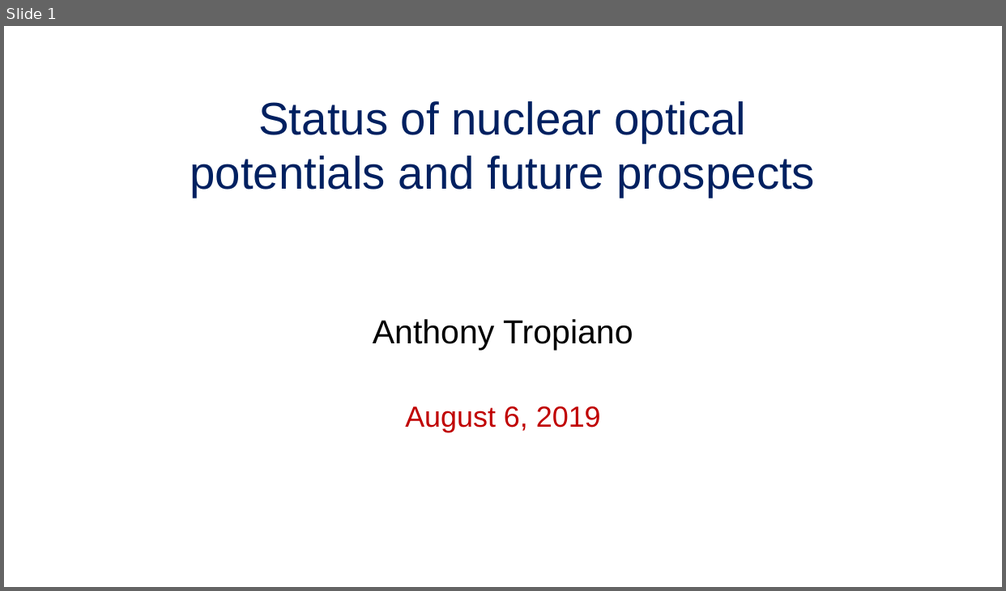
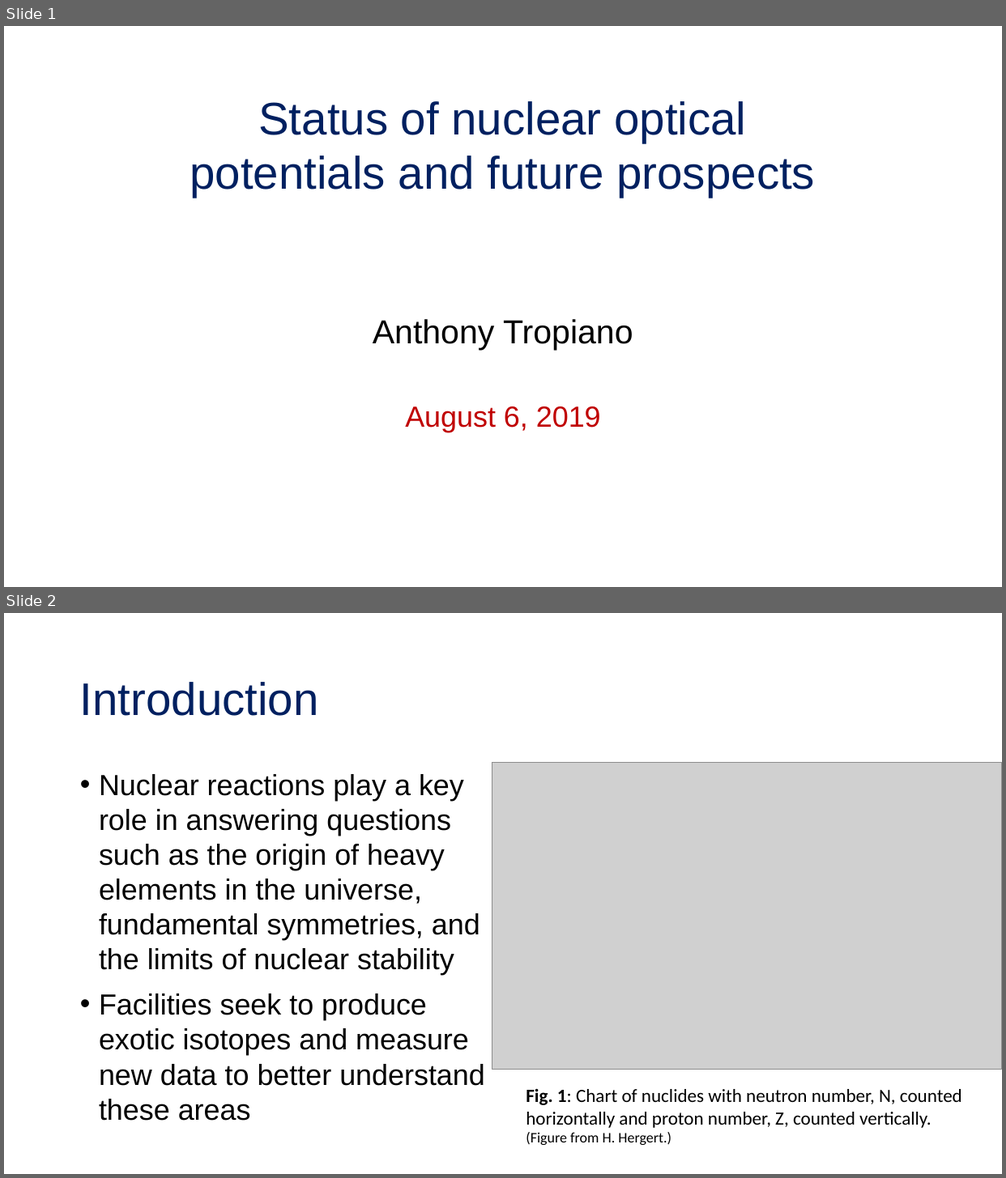
Before and after one commit to tropiano4/tropiano-srg, a slide deck: Presentations/Candidacy_2019/candidacy_presentation.pptx. Shown one above the other, each under a label of ours: slide 1 before the commit, slides 1 and 2 after it. The pictures are 1006x591 and 1006x1178 pixels, drawn with LibreOffice and Linux fonts; fonts in the diff are those of the drawing; grey boxes stand for pictures. Boxes give left, top, right and bottom in pixels: in the first picture for what was removed or moved away, otherwise in the second. Text is boxed around its words. In the diff, an @@ line names an element or a change of style, - is before the commit and + after.

```diff
--- a/Presentations/Candidacy_2019/candidacy_presentation.pptx
+++ b/Presentations/Candidacy_2019/candidacy_presentation.pptx
@@ slide 2 added at bbox=[4, 613, 1002, 1174], background #FFFFFF @@
@@ title added at bbox=[80, 682, 319, 716], 44 pt, text #002060 @@
+Introduction
@@ text added at bbox=[99, 774, 485, 1121], 28 pt, text #000000 @@
+• Nuclear reactions play a key role in answering questions such as the origin of heavy elements in the universe, fundamental symmetries, and the limits of nuclear stability
+• Facilities seek to produce exotic isotopes and measure new data to better understand these areas
@@ picture added at bbox=[492, 763, 1002, 1070] @@
@@ text added at bbox=[526, 1089, 962, 1145], 18 pt, text #000000 @@
+Fig. 1: Chart of nuclides with neutron number, N, counted
+horizontally and proton number, Z, counted vertically.
+(Figure from H. Hergert.)
```
Also in this commit, not shown: 7 slides changed, 38 other slides added, 14 slides removed, 1 other file.
